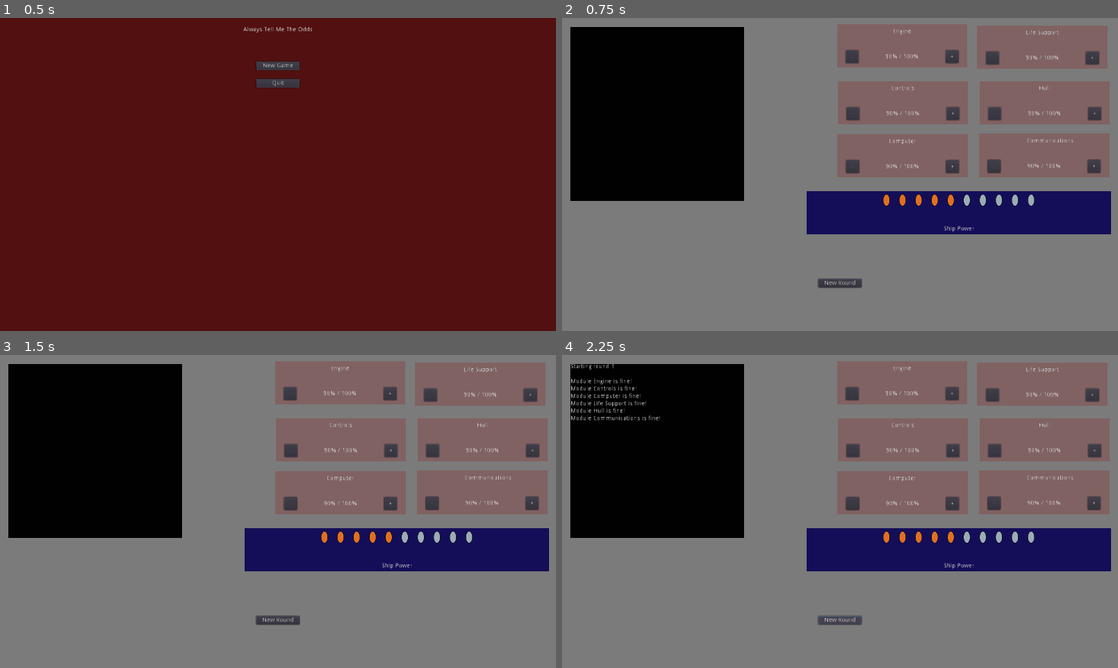
Above: before the commit, frames 1-4 (two rows, left to right).
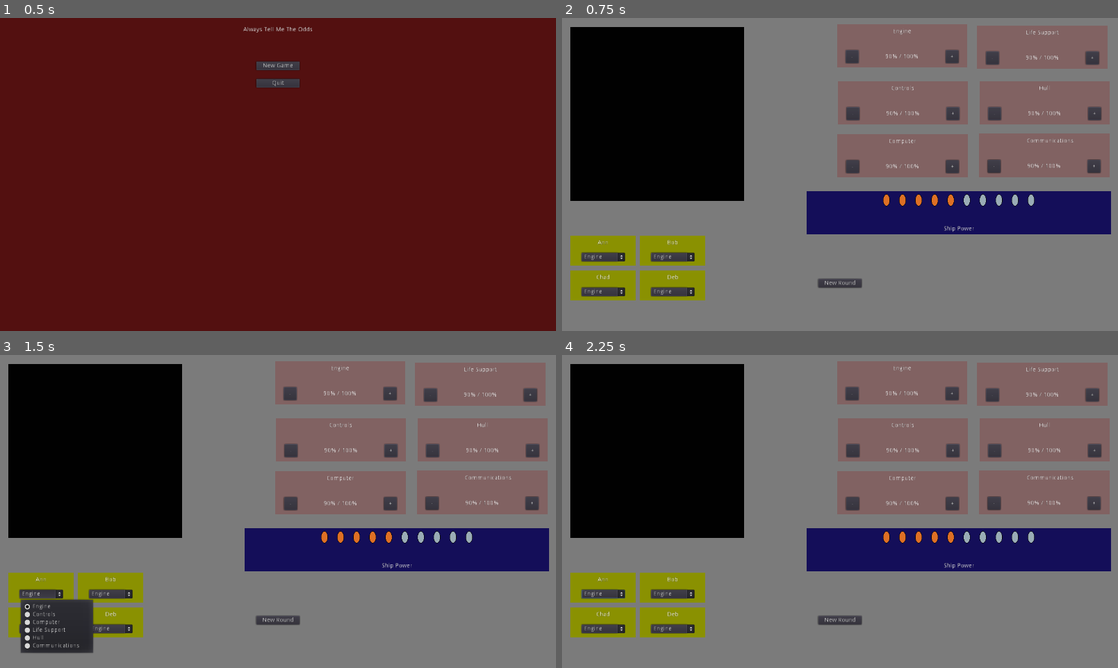
Above: after the commit, the same moments.

Repository: cparlette/alwaystellmetheodds
Game: Godot game, scene res://MainMenu.tscn
The game is run twice, just before and just after one commit, with the same random seed, the same clock (stepped at 60 frames per second) and the same inputs.
Inputs (mouse positions are in pixels of both pictures, inside the frame that each line leads up to):
- Up to frame 1 (0.5 s): no input
- Up to frame 2 (0.75 s): click "New Game" at 0.5 s
- Up to frame 3 (1.5 s): click (38, 592) at 1.25 s, where only the run after the commit has a clickable "Engine"
- Up to frame 4 (2.25 s): click "New Round" at 2 s

Frame 1 is identical in both runs. In frame 2, 4.4% of the frame differs, in the area x 1-26%, y 69-91%; in frame 3, 5.3%, in the area x 1-26%, y 69-96%; in frame 4, 5.0%.

Commit message:
Added crew

Diff:
--- /dev/null
+++ b/Crew.gd
@@ -0,0 +1,16 @@
+extends Control
+
+export(globals.CREW_NAMES) var crewNameInput
+var crewName
+
+# Called when the node enters the scene tree for the first time.
+func _ready():
+	if crewNameInput == globals.CREW_NAMES.Ann:
+		crewName = "Ann"
+	elif crewNameInput == globals.CREW_NAMES.Bob:
+		crewName = "Bob"
+	elif crewNameInput == globals.CREW_NAMES.Chad:
+		crewName = "Chad"
+	elif crewNameInput == globals.CREW_NAMES.Deb:
+		crewName = "Deb"
+	$NameLabel.text = crewName
--- /dev/null
+++ b/Crew.tscn
@@ -0,0 +1,39 @@
+[gd_scene load_steps=2 format=2]
+
+[ext_resource path="res://Crew.gd" type="Script" id=1]
+
+[node name="Crew" type="Control"]
+margin_right = 150.0
+margin_bottom = 70.0
+script = ExtResource( 1 )
+__meta__ = {
+"_edit_use_anchors_": false
+}
+
+[node name="CrewBG" type="ColorRect" parent="."]
+anchor_right = 1.0
+anchor_bottom = 1.0
+color = Color( 0.545098, 0.572549, 0.00784314, 1 )
+__meta__ = {
+"_edit_use_anchors_": false
+}
+
+[node name="NameLabel" type="Label" parent="."]
+margin_left = 25.0
+margin_top = 10.0
+margin_right = 125.0
+margin_bottom = 24.0
+text = "Crew Name"
+align = 1
+
+[node name="Assignment" type="OptionButton" parent="."]
+margin_left = 25.0
+margin_top = 40.0
+margin_right = 125.0
+margin_bottom = 60.0
+text = "Engine"
+items = [ "Engine", null, false, 0, null, "Controls", null, false, 1, null, "Computer", null, false, 2, null, "Life Support", null, false, 3, null, "Hull", null, false, 4, null, "Communications", null, false, 5, null ]
+selected = 0
+__meta__ = {
+"_edit_use_anchors_": false
+}
--- a/Game.tscn
+++ b/Game.tscn
@@ -1,8 +1,9 @@
-[gd_scene load_steps=4 format=2]
+[gd_scene load_steps=5 format=2]
 
 [ext_resource path="res://Game.gd" type="Script" id=1]
 [ext_resource path="res://Module.tscn" type="PackedScene" id=2]
 [ext_resource path="res://ShipPower.tscn" type="PackedScene" id=3]
+[ext_resource path="res://Crew.tscn" type="PackedScene" id=4]
 
 [node name="Game" type="Node2D"]
 script = ExtResource( 1 )
@@ -58,6 +59,43 @@
 margin_bottom = 365.553
 type = 5
 
+[node name="Crew" type="Control" parent="."]
+margin_left = 20.0
+margin_top = 500.0
+margin_right = 330.0
+margin_bottom = 650.0
+rect_min_size = Vector2( 310, 150 )
+__meta__ = {
+"_edit_use_anchors_": false
+}
+
+[node name="Ann" parent="Crew" instance=ExtResource( 4 )]
+margin_right = 0.0
+margin_bottom = 0.0
+rect_min_size = Vector2( 150, 70 )
+
+[node name="Bob" parent="Crew" instance=ExtResource( 4 )]
+margin_left = 160.0
+margin_right = 160.0
+margin_bottom = 0.0
+rect_min_size = Vector2( 150, 70 )
+crewNameInput = 1
+
+[node name="Chad" parent="Crew" instance=ExtResource( 4 )]
+margin_top = 80.0
+margin_right = 0.0
+margin_bottom = 80.0
+rect_min_size = Vector2( 150, 70 )
+crewNameInput = 2
+
+[node name="Deb" parent="Crew" instance=ExtResource( 4 )]
+margin_left = 160.0
+margin_top = 80.0
+margin_right = 160.0
+margin_bottom = 80.0
+rect_min_size = Vector2( 150, 70 )
+crewNameInput = 3
+
 [node name="ShipPower" parent="." instance=ExtResource( 3 )]
 margin_left = 563.582
 margin_top = 397.923
--- a/globals.gd
+++ b/globals.gd
@@ -13,6 +13,13 @@
 	COMMUNICATIONS
 }
 
+enum CREW_NAMES {
+	Ann,
+	Bob,
+	Chad,
+	Deb
+}
+
 var shipPowerMax = 10
 var shipPowerCurrent = 5
 
